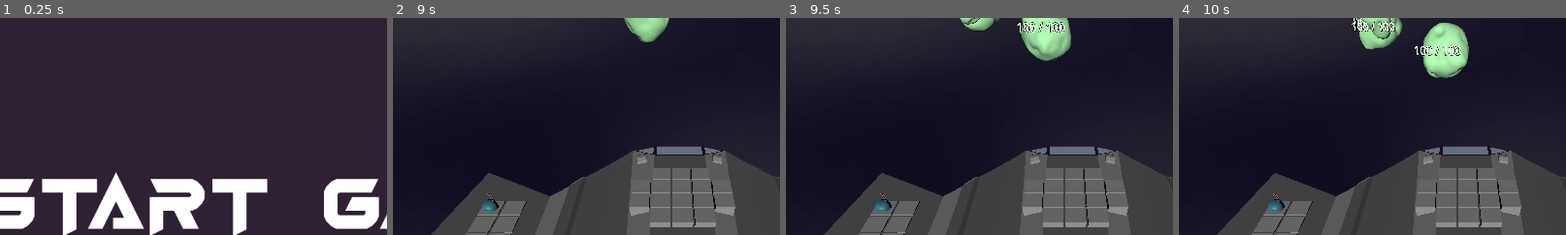
Above: before the commit, frames 1-4 (left to right).
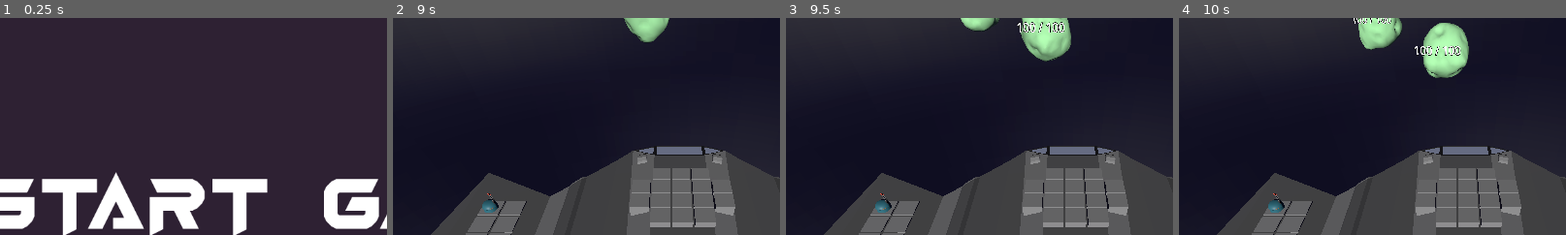
Above: after the commit, the same moments.

Repository: Xwilarg/LudumDare54
Game: Godot game, scene res://Scenes/TitleScreen.tscn
Same seed, same stepped clock (60 frames per second), same inputs: the game is played once before the commit and once after it. Video files are missing from this copy of the repository; at most half a second of black plays in their place.
Inputs (mouse positions are % of the whole screen's width and height, from its top left):
- Up to frame 1 (0.25 s): no input
- Up to frame 2 (9 s): tap Enter at 0.5, 4.25, 5.75 s; move the mouse to (72, 45) at 0.52 s; click (72, 45) at 0.67 s; click "Place" at 1.25 s; click "Place" at 2 s; click "Place" at 2.75 s; tap Space at 3.5, 5, 6.5 s; move the mouse to (30, 55) at 3.52 s; click (30, 55) at 3.67 s; move the mouse to (60, 28) at 4.27 s; click (60, 28) at 4.42 s; move the mouse to (45, 70) at 5.02 s; click (45, 70) at 5.17 s; move the mouse to (80, 65) at 5.77 s; click (80, 65) at 5.92 s; move the mouse to (20, 35) at 6.52 s; click (20, 35) at 6.67 s; move the mouse to (55, 50) at 7.27 s; click (55, 50) at 7.42 s; move the mouse to (35, 25) at 8.02 s; click (35, 25) at 8.17 s; move the mouse to (72, 45) at 8.77 s; click (72, 45) at 8.92 s
- Up to frame 3 (9.5 s): no input
- Up to frame 4 (10 s): move the mouse to (30, 55) at 9.52 s; click (30, 55) at 9.67 s
The pictures show only the part of the screen within x 14-64%, y 0-50%; the shares and areas given below are measured in that part.

Frames 1-2 are identical in both runs. In frame 3, 0.1% of the frame differs, in the area x 44-51%, y 0-4%; in frame 4, 0.6%, in the area x 44-56%, y 0-10%.
Error in both runs: Invalid call. Nonexistent function 'has' in base 'Nil'. (res://Scripts/GameManager.gd:50)

Commit message:
Fix asteroid firing not working

Diff:
--- a/Scripts/AsteroidManager.gd
+++ b/Scripts/AsteroidManager.gd
@@ -25,7 +25,7 @@
 
 	for spawner in spawners:
 		for a in spawner._asteroids:
-			if a.global_position.distance_to(sRef) < 17:
+			if a.get_node("RigidBody3D").global_position.distance_to(sRef) < 17:
 				results.append(a)
 
 	return results
